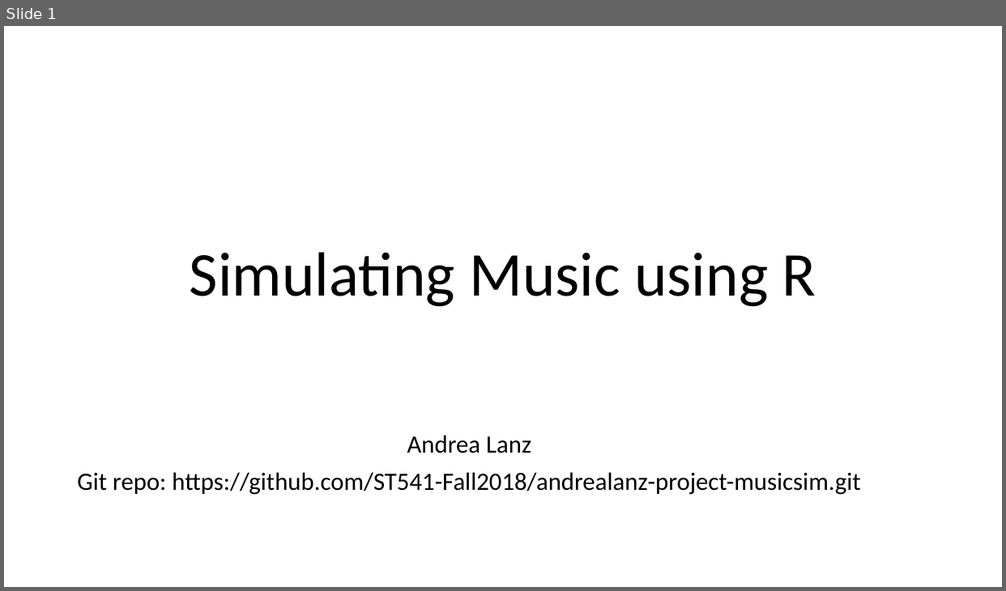
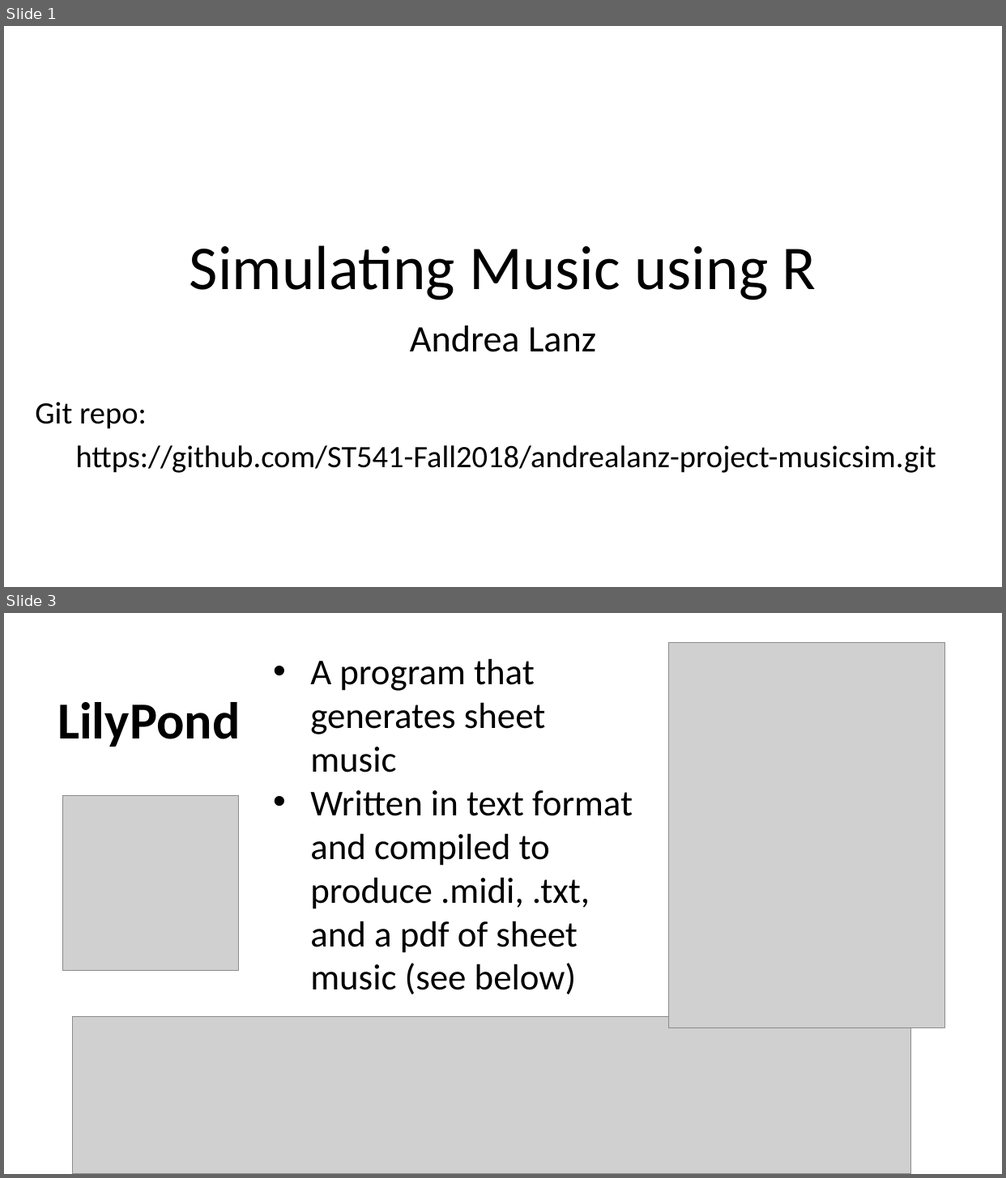
Before and after one commit to andrealanz/ST441-musicsim, a slide deck: doc/project_presentation.pptx. Shown one above the other, each under a label of ours: slide 1 before the commit, slides 1 and 3 after it; the slides between them are not shown. The pictures are 1006x591 and 1006x1178 pixels, drawn with LibreOffice and Linux fonts; fonts in the diff are those of the drawing; grey boxes stand for pictures. Boxes give left, top, right and bottom in pixels: in the first picture for what was removed or moved away, otherwise in the second. Text is boxed around its words. In the diff, an @@ line names an element or a change of style, - is before the commit and + after.

```diff
--- a/doc/project_presentation.pptx
+++ b/doc/project_presentation.pptx
@@ slide 3 added at <box>4,613,1002,1174</box>, background #FFFFFF @@
@@ text added at <box>310,658,633,995</box>, 35 pt, text #000000 @@
+• A program that generates sheet music
+• Written in text format and compiled to produce .midi, .txt, and a pdf of sheet music (see below)
@@ picture added at <box>669,643,945,1029</box> @@
@@ title added at <box>57,702,240,747</box>, 50 pt, text #000000, bold @@
+LilyPond
@@ picture added at <box>63,796,238,971</box> @@
@@ picture added at <box>73,1017,911,1174</box> @@
@@ slide 1 changed as well @@
@@ title "Simulating Music using R": place and size @@
-title "Simulating Music using R" at <box>189,252,816,307</box>
+title "Simulating Music using R" at <box>189,246,816,301</box>
@@ text added at <box>410,326,596,352</box>, 36 pt, text #000000 @@
+Andrea Lanz
@@ subtitle at <box>35,402,936,473</box>: text changed; size 24 to 30 pt @@
-Andrea Lanz
-Git repo: https://github.com/ST541-Fall2018/andrealanz-project-musicsim.git
+Git repo:
+https://github.com/ST541-Fall2018/andrealanz-project-musicsim.git
```
Also in this commit, not shown: 4 other slides added, 4 slides removed, 1 other file.
